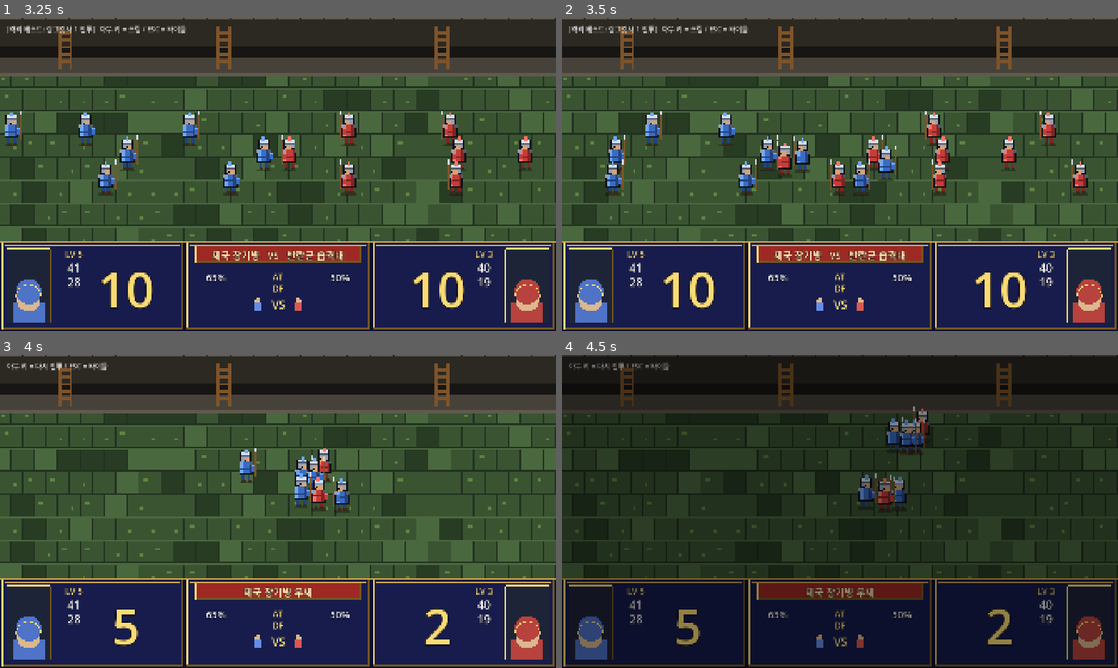
Above: before the commit, frames 1-4 (two rows, left to right).
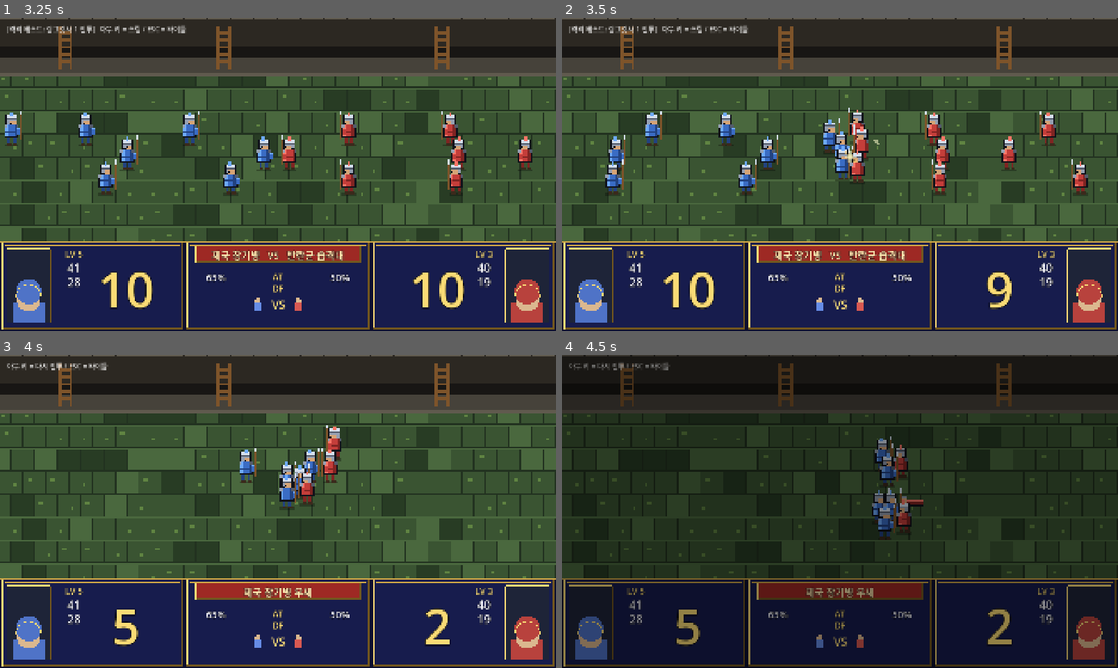
Above: after the commit, the same moments.

Repository: Johnyworld/kingdoms
Game: Godot game, scene res://scenes/splash/splash.tscn
Two runs of this game, one before a commit and one after it. Both use one fixed random seed, a clock stepped at 60 frames per second and the inputs below.
Inputs (mouse positions are in pixels of both pictures, inside the frame that each line leads up to):
- Up to frame 1 (3.25 s): tap Enter at 0.5 s; move the mouse to (400, 158) at 0.52 s; hold D 0.53-1.25 s; hold Shift 0.53-1.25 s; click (400, 158) at 0.67 s; click "새 게임" at 1.25 s; click "새 게임" at 2 s; drag from (166, 190) to (250, 237) at 2.77 s
- Up to frame 2 (3.5 s): no input
- Up to frame 3 (4 s): move the mouse to (333, 442) at 3.52 s; hold D from 3.53 s (still down); tap Ctrl at 3.6 s
- Up to frame 4 (4.5 s): release D at 4.25 s; drag from (812, 574) to (673, 464) at 4.27 s

Frame 1 is identical in both runs. In frame 2, 3.0% of the frame differs, in the area x 38-84%, y 28-94%; in frame 3, 1.9%; in frame 4, 2.5%.

Commit message:
feat(lang-battle): 병사 타겟팅 원본 0xE5DA 3단계 우선순위(상호 락>미교전>교전 중)로 교체
- _retarget_all: 패스 내 greedy claim → 상대 적의 직전 target 스냅샷 기반
  P3(나를 노림)>P2(미교전)>P1(교전 중) + 동순위 맨해튼 최근접, 양쪽 일괄 커밋(프레임 순서 무관)
- 상호 락(P3)+교전 회피로 1:1 분산·정면 대치 창발 — 좌우 대치 진형에서 같은 행 적이 최근접
- 타겟팅 우선순위 테스트 7종 추가(P3/P2/P1·최근접·DYING 제외·다중 분산·스냅샷 판별)
- 스펙 §106·테스트 목록 동기화(창발 거동은 사실대로 표기)

Co-Authored-By: Claude Opus 4.8 (1M context) <noreply@anthropic.com>

Diff:
--- a/scenes/lang_battle/lang_battlefield.gd
+++ b/scenes/lang_battle/lang_battlefield.gd
@@ -128,38 +128,49 @@
 		})
 		_next_id += 1
 
-## 타겟 선택 (원본 0xE5DA 재현): 미교전 적 우선 + 최근접 → 병사들이 1:1로 분산.
+## 타겟 선택 (원본 0xE5DA 재현): 상대 적의 타겟 상태로 3단계 우선순위 → 동순위 최근접(맨해튼).
+##  P3: 그 적이 '나'를 노림(상호 락) > P2: 미교전 적 > P1: 딴 아군과 교전 중인 적.
+##  높은 순위 우선, 같으면 맨해튼 최근접(동거리는 먼저 만난=인덱스 낮은 적). 상호 락(P3)+교전 회피(P1)로
+##  1:1 레인 대치가 창발한다 — 마주 선 진형에선 같은 행 적이 최근접이라 "정면 적 최우선"이 된다.
+##  양쪽이 같은 프레임 상태를 보도록 직전 target을 읽어 new_targets에 모은 뒤 일괄 커밋.
 func _retarget_all() -> void:
+	var new_targets := {}  # soldier id -> foe(Dictionary) or null
 	for side in [0, 1]:
-		var foes: Array = _soldiers[1 - side].filter(func(f): return f["state"] != DYING)
-		if foes.is_empty():
-			continue
-		var claimed := {}  # foe id -> true (이미 다른 아군이 물고 있음)
+		var foes: Array = _soldiers[1 - side]
 		for s in _soldiers[side]:
 			if s["state"] == DYING:
+				new_targets[s["id"]] = null
 				continue
 			var sp: Vector2 = s["pos"]
 			var best: Variant = null
+			var best_pri := 0
 			var best_d := 1.0e9
-			var best_un := false  # 미교전(unclaimed) 여부
 			for f in foes:
+				if f["state"] == DYING:
+					continue
+				var ft: Variant = f["target"]  # 그 적이 직전 프레임에 노리던 대상
+				var pri := 1                    # 딴 놈과 교전 중
+				if ft == null:
+					pri = 2                     # 미교전
+				elif ft["id"] == s["id"]:
+					pri = 3                     # 나를 노림(상호 락)
 				var fp: Vector2 = f["pos"]
 				var d: float = absf(sp.x - fp.x) + absf(sp.y - fp.y)  # 맨해튼
-				var un: bool = not claimed.has(f["id"])
 				var better := false
 				if best == null:
 					better = true
-				elif un and not best_un:      # 미교전 적 우선
+				elif pri > best_pri:            # 높은 우선순위 우선
 					better = true
-				elif un == best_un and d < best_d:  # 동순위는 최근접
+				elif pri == best_pri and d < best_d:  # 동순위는 최근접(strict → 낮은 인덱스 승)
 					better = true
 				if better:
 					best = f
+					best_pri = pri
 					best_d = d
-					best_un = un
-			s["target"] = best
-			if best != null:
-				claimed[best["id"]] = true
+			new_targets[s["id"]] = best
+	for side in [0, 1]:
+		for s in _soldiers[side]:
+			s["target"] = new_targets[s["id"]]
 
 # ── 연출 트리거 ────────────────────────────────────────────────────────────
 func begin_advance() -> void:
@@ -311,7 +322,7 @@
 	_t += delta
 
 	if _charging and not _retreating:
-		_retarget_all()  # 매 프레임 1:1 미교전 우선 타겟팅(원본 0xE5DA)
+		_retarget_all()  # 매 프레임 3단계 우선순위 타겟팅(원본 0xE5DA: 상호 락>미교전>교전 중, 동순위 최근접)
 
 	for side in [0, 1]:
 		var keep: Array = []
--- a/test/unit/test_lang_battle.gd
+++ b/test/unit/test_lang_battle.gd
@@ -1,6 +1,8 @@
 extends GutTest
 ## 랑그릿사 1 전투 Resolver 검증 — 격리 구현(scenes/lang_battle).
-## RNG 재현성(§2.5) + 교전 결정론(§2.2)을 확인한다.
+## RNG 재현성(§2.5) + 교전 결정론(§2.2) + 전장 타겟팅 우선순위(§106, 원본 0xE5DA)를 확인한다.
+
+const Battlefield = preload("res://scenes/lang_battle/lang_battlefield.gd")
 
 func test_rng_reference_sequence() -> void:
 	# 스펙 §2.5 검증 수열: 상태 0에서 next()%100.
@@ -45,3 +47,89 @@
 	var r := LangResolver.resolve_engagement(LangRng.new(1), a, d)
 	for ev in r["rounds"]:
 		assert_eq(ev["attacker_side"], 0, "반격이 없어야 하므로 모든 히트는 공격자(side 0)")
+
+# ── 전장 타겟팅 우선순위 (§106, 원본 0xE5DA 재현) ─────────────────────────────
+# _retarget_all 은 RNG 없는 결정론적 판단: 상대 적의 타겟 상태로 P3>P2>P1, 동순위 맨해튼 최근접.
+
+func _soldier(id: int, side: int, pos: Vector2, target = null) -> Dictionary:
+	return {"id": id, "side": side, "pos": pos, "state": Battlefield.MELEE, "target": target}
+
+## a0(side 0) 하나를 두고 side1 적들 중 무엇을 고르는지 한 번 돌려 타겟 id를 돌려준다.
+func _picked_target_id(a0: Dictionary, foes: Array) -> int:
+	var bf = Battlefield.new()
+	bf._soldiers = {0: [a0], 1: foes}
+	bf._retarget_all()
+	var t: Variant = a0["target"]
+	bf.free()
+	return -1 if t == null else int(t["id"])
+
+func test_target_priority_mutual_lock_beats_nearer_unengaged() -> void:
+	# P3(그 적이 나를 노림)는 더 가까운 P2(미교전)보다 우선.
+	var a0 := _soldier(1, 0, Vector2(0, 0))
+	var f_near := _soldier(2, 1, Vector2(10, 0), null)   # P2, 거리 10
+	var f_lock := _soldier(3, 1, Vector2(100, 0), a0)    # P3(a0을 노림), 거리 100
+	assert_eq(_picked_target_id(a0, [f_near, f_lock]), 3, "나를 노리는 적(P3)이 더 가까운 미교전 적(P2)보다 우선")
+
+func test_target_priority_unengaged_beats_nearer_engaged() -> void:
+	# P2(미교전)는 더 가까운 P1(딴 놈과 교전 중)보다 우선.
+	var a0 := _soldier(1, 0, Vector2(0, 0))
+	var f_engaged := _soldier(2, 1, Vector2(10, 0), {"id": 99})  # P1(딴 놈 노림), 거리 10
+	var f_free := _soldier(3, 1, Vector2(50, 0), null)          # P2, 거리 50
+	assert_eq(_picked_target_id(a0, [f_engaged, f_free]), 3, "미교전 적(P2)이 더 가까운 교전 중 적(P1)보다 우선")
+
+func test_target_tiebreak_nearest_manhattan() -> void:
+	# 동순위(둘 다 P2)면 맨해튼 최근접.
+	var a0 := _soldier(1, 0, Vector2(0, 0))
+	var f_far := _soldier(2, 1, Vector2(30, 0), null)    # P2, 거리 30
+	var f_close := _soldier(3, 1, Vector2(10, 0), null)  # P2, 거리 10
+	assert_eq(_picked_target_id(a0, [f_far, f_close]), 3, "동순위면 맨해튼 최근접이 선택된다")
+
+func test_target_skips_dying_foe() -> void:
+	# 죽는 중(DYING)인 적은 후보에서 제외.
+	var a0 := _soldier(1, 0, Vector2(0, 0))
+	var f_dying := _soldier(2, 1, Vector2(5, 0), null)
+	f_dying["state"] = Battlefield.DYING                 # 더 가깝지만 제외돼야
+	var f_alive := _soldier(3, 1, Vector2(40, 0), null)
+	assert_eq(_picked_target_id(a0, [f_dying, f_alive]), 3, "DYING 적은 건너뛰고 살아있는 적을 고른다")
+
+func test_target_all_engaged_falls_back_to_nearest() -> void:
+	# 모든 적이 딴 아군과 교전 중(P1)이면 그래도 최근접을 고른다(best==null 폴백, pri=1).
+	var a0 := _soldier(1, 0, Vector2(0, 0))
+	var f_far := _soldier(2, 1, Vector2(40, 0), {"id": 90})   # P1, 거리 40
+	var f_near := _soldier(3, 1, Vector2(10, 0), {"id": 91})  # P1, 거리 10
+	assert_eq(_picked_target_id(a0, [f_far, f_near]), 3, "전원 교전 중(P1)이어도 최근접을 고른다")
+
+func test_target_mutual_lock_disperses_second_ally() -> void:
+	# 다중 병사 분산: Fx가 A0을 노리면 A0은 Fx를 되받고(P3),
+	# A1은 Fx가 물렸으니(P1) 더 먼 미교전 적(P2)을 택한다 → 1:1 분산이 창발.
+	var a0 := _soldier(1, 0, Vector2(0, 0))
+	var a1 := _soldier(2, 0, Vector2(0, 0))
+	var fx := _soldier(3, 1, Vector2(5, 0), a0)        # A0을 노림(P3 대상), 거리 5
+	var f_free := _soldier(4, 1, Vector2(6, 0), null)  # 미교전(P2), 거리 6
+	var bf = Battlefield.new()
+	bf._soldiers = {0: [a0, a1], 1: [fx, f_free]}
+	bf._retarget_all()
+	var a0_t := int(a0["target"]["id"])
+	var a1_t := int(a1["target"]["id"])
+	bf.free()
+	assert_eq(a0_t, 3, "A0은 자신을 노리는 Fx를 되받는다(P3)")
+	assert_eq(a1_t, 4, "A1은 물린 Fx(P1)를 피해 더 먼 미교전 적(P2)을 택한다")
+
+func test_target_priority_uses_previous_frame_snapshot() -> void:
+	# 스냅샷/일괄 커밋 검증: 우선순위는 '직전 프레임' target으로 매긴다(같은 패스의 즉시 반영 아님).
+	# 이번 프레임 A0→F, A1→G로 갈리지만, F의 선택은 "A0·A1이 직전엔 둘 다 미교전(P2)"이라는
+	# 스냅샷 기준이라 최근접 A1을 고른다. in-place 커밋이면 A0가 방금 F를 물어 P3가 되어 먼 A0를 골라 어긋난다.
+	var a0 := _soldier(1, 0, Vector2(0, 0))
+	var a1 := _soldier(2, 0, Vector2(12, 0))
+	var f := _soldier(3, 1, Vector2(10, 0), null)  # A1(거리2)이 A0(거리10)보다 F에 가까움
+	var g := _soldier(4, 1, Vector2(12, 1), null)  # A1 바로 옆(거리1) → A1은 G를 문다
+	var bf = Battlefield.new()
+	bf._soldiers = {0: [a0, a1], 1: [f, g]}
+	bf._retarget_all()
+	var a0_t := int(a0["target"]["id"])
+	var a1_t := int(a1["target"]["id"])
+	var f_t := int(f["target"]["id"])
+	bf.free()
+	assert_eq(a0_t, 3, "A0의 최근접은 F")
+	assert_eq(a1_t, 4, "A1의 최근접은 G")
+	assert_eq(f_t, 2, "F는 직전 스냅샷(전원 미교전) 기준 최근접 A1을 고른다 — in-place면 P3인 A0로 어긋남")
Not shown, changed: docs/spec/features/lang-battle.md
